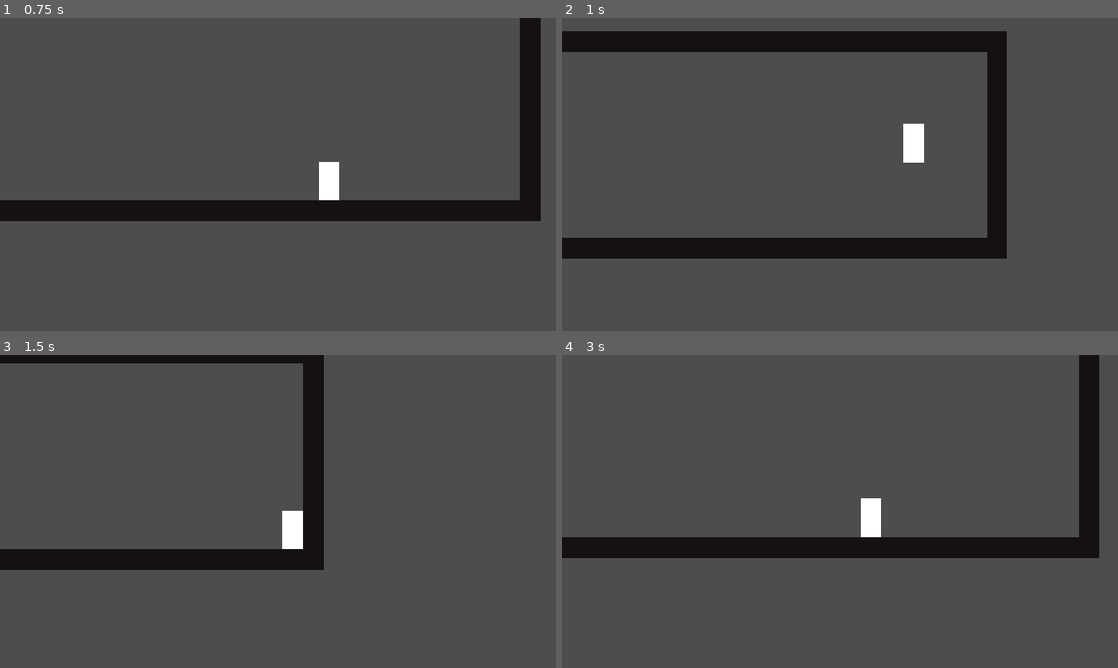
Above: before the commit, frames 1-4 (two rows, left to right).
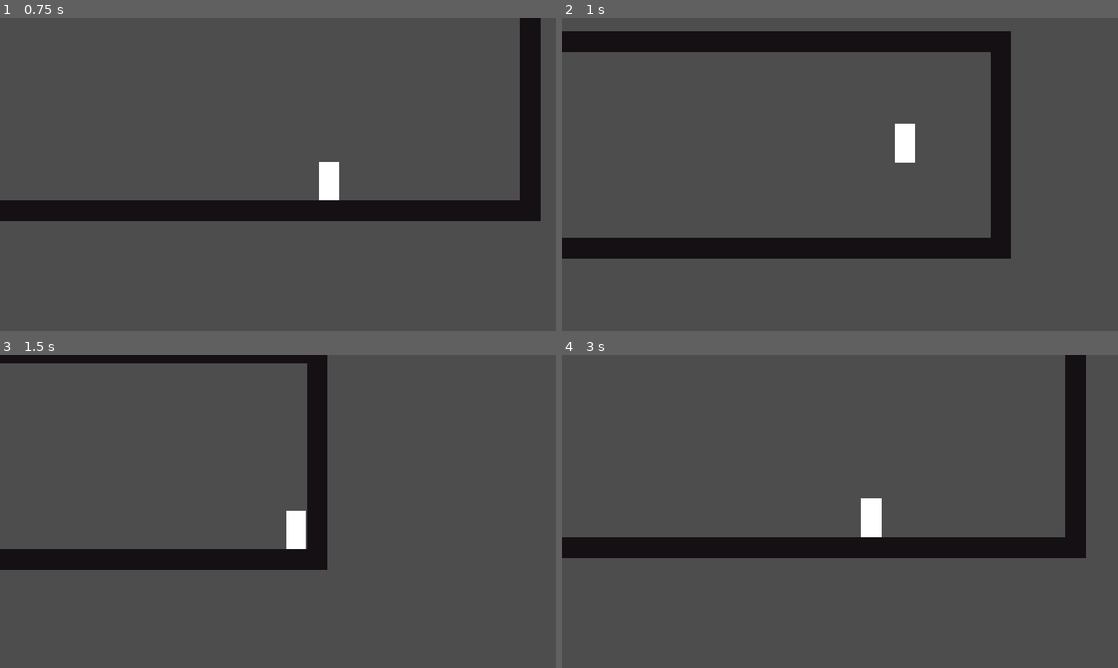
Above: after the commit, the same moments.

Repository: Timi865/Microvania
Game: Godot game, scene res://Scenes/game.tscn
Same seed, same stepped clock (60 frames per second), same inputs: the game is played once before the commit and once after it.
Inputs:
- Up to frame 1 (0.75 s): hold Right (Move_right) from 0.53 s (still down); tap C (dash) at 0.6 s
- Up to frame 2 (1 s): keep holding Right (Move_right); tap Space (Jump) at 0.77 s
- Up to frame 3 (1.5 s): keep holding Right (Move_right); tap C (dash) at 1.35 s
- Up to frame 4 (3 s): tap Space (Jump) at 1.52 s; release Right (Move_right) at 2.03 s; hold Left (Move_left) 2.03-2.78 s; tap C (dash) at 2.1, 2.85 s; hold Right (Move_right) from 2.78 s (still down)

Frame 1 is identical in both runs. In frame 2, 1.3% of the frame differs, in the area x 59-81%, y 4-77%; in frame 3, 1.0%; in frame 4, 3.0%, in the area x 57-97%, y 0-65%.

Commit message:
Dash_Time
Dash Time is now 0.25s to make it a shorter but still long dash

Diff:
--- a/Scripts/character_body_2d.gd
+++ b/Scripts/character_body_2d.gd
@@ -13,7 +13,7 @@
 
 var dash_unlocked: bool = true#set to true later
 const DASH_SPEED: float = 200
-const DASH_TIME: float = 0.3
+const DASH_TIME: float = 0.25
 var can_dash: bool = true
 var dash_timer: float = 0.0
 
